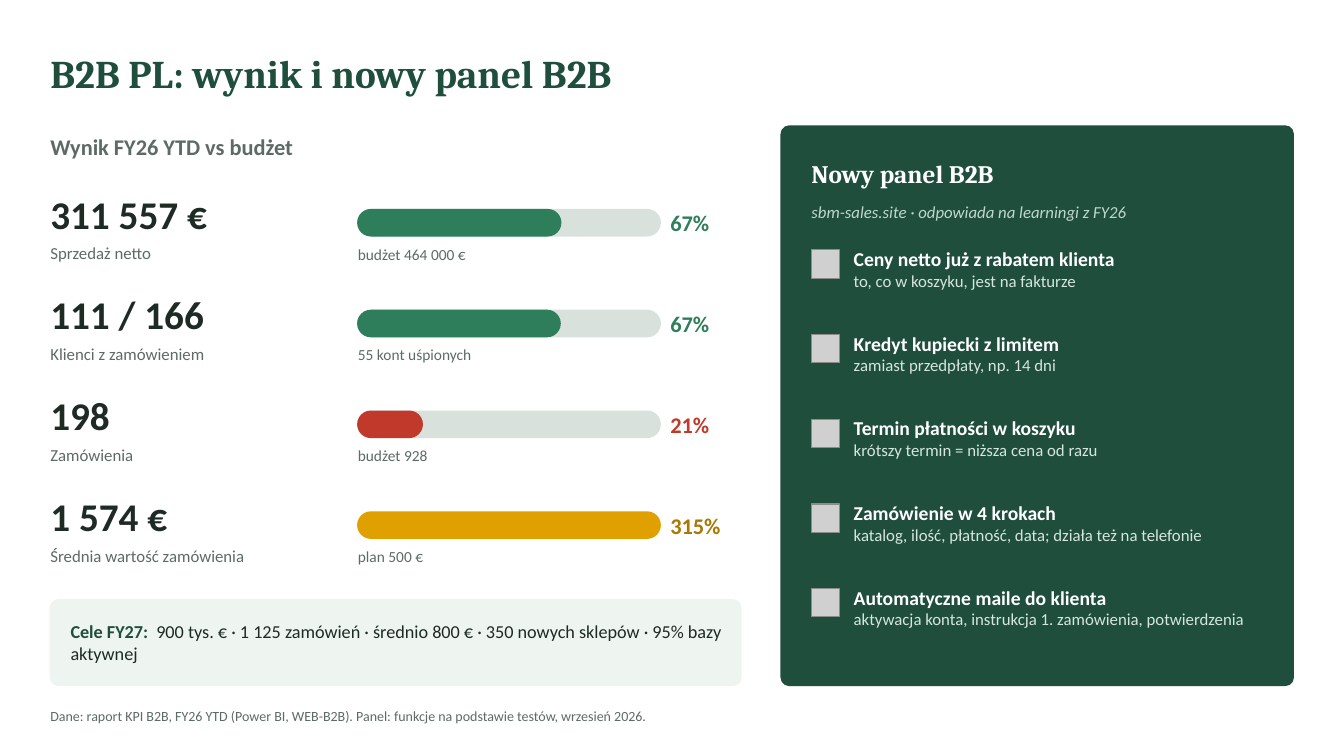
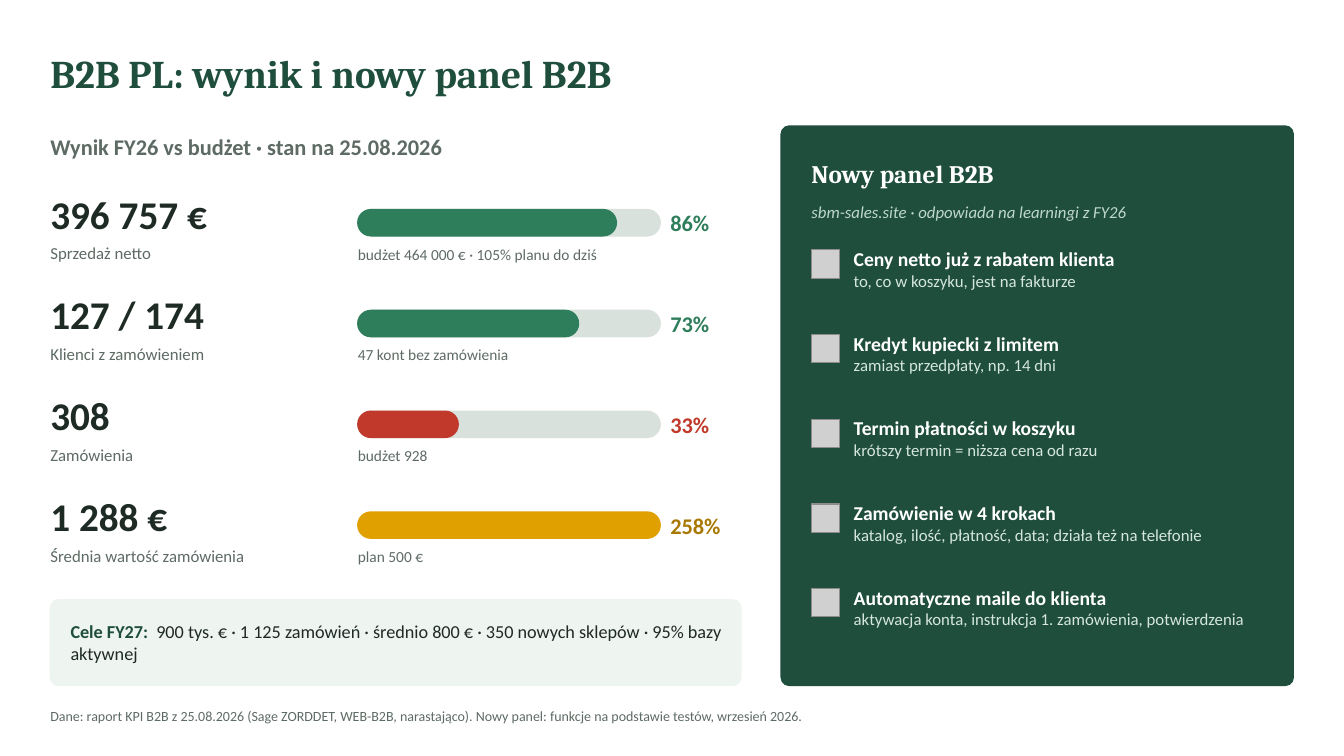
Before and after one commit to 209media/thermacell, a slide deck: slide 2 of B2B_PL_kickoff_FY27_2_slajdy.pptx. Drawn at 1344x756 pixels with LibreOffice and Linux fonts; fonts in the diff are those of the drawing; grey boxes stand for pictures. Boxes give left, top, right and bottom in pixels: in the first picture for what was removed or moved away, otherwise in the second. Text is boxed around its words. In the diff, an @@ line names an element or a change of style, - is before the commit and + after.

```diff
--- a/B2B_PL_kickoff_FY27_2_slajdy.pptx
+++ b/B2B_PL_kickoff_FY27_2_slajdy.pptx
@@ text at (50,139,441,159): text changed @@
-Wynik FY26 YTD vs budżet
+Wynik FY26 vs budżet · stan na 25.08.2026
@@ text at (50,202,179,230): text changed @@
-311 557 €
+396 757 €
@@ rounded rectangle: place and size @@
-rounded rectangle at (358,210,561,236)
+rounded rectangle at (358,210,617,236)
@@ text at (670,215,709,231): text changed @@
-67%
+86%
@@ text at (358,249,597,263): text changed @@
-budżet 464 000 €
+budżet 464 000 € · 105% planu do dziś
@@ text at (50,303,204,329): text changed @@
-111 / 166
+127 / 174
@@ rounded rectangle: place and size @@
-rounded rectangle at (358,311,561,337)
+rounded rectangle at (358,311,579,337)
@@ text at (670,316,709,332): text changed @@
-67%
+73%
@@ text at (358,349,508,360): text changed @@
-55 kont uśpionych
+47 kont bez zamówienia
@@ text at (50,403,109,431): text changed @@
-198
+308
@@ rounded rectangle: place and size @@
-rounded rectangle at (358,411,422,438)
+rounded rectangle at (358,411,459,438)
@@ text at (670,417,709,433): text changed @@
-21%
+33%
@@ text at (50,504,139,532): text changed @@
-1 574 €
+1 288 €
@@ text at (670,518,720,534): text changed @@
-315%
+258%
@@ text at (50,711,802,724): text changed @@
-Dane: raport KPI B2B, FY26 YTD (Power BI, WEB-B2B). Panel: funkcje na podstawie testów, wrzesień 2026.
+Dane: raport KPI B2B z 25.08.2026 (Sage ZORDDET, WEB-B2B, narastająco). Nowy panel: funkcje na podstawie testów, wrzesień 2026.
```
Also in this commit, not shown: 1 other slide changed, 1 other file.
